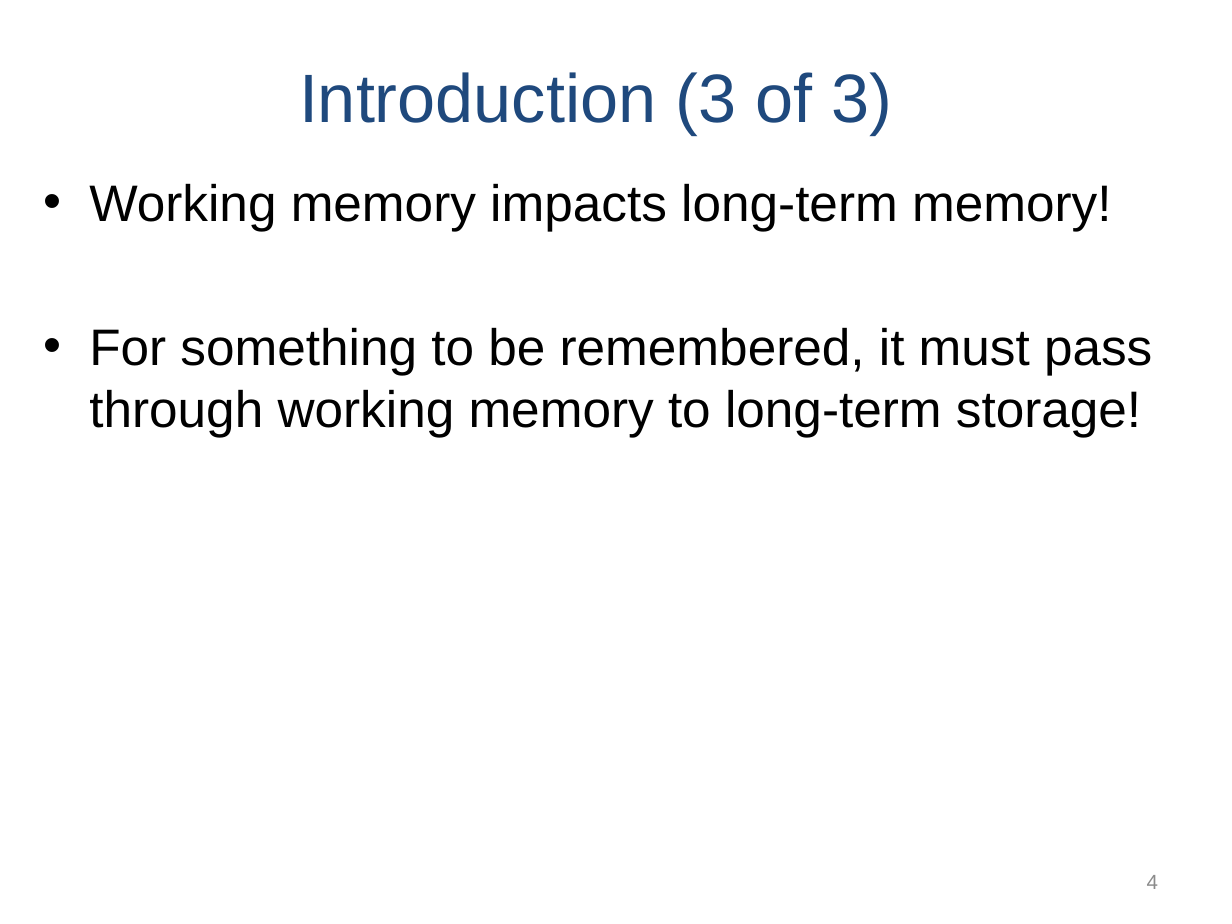
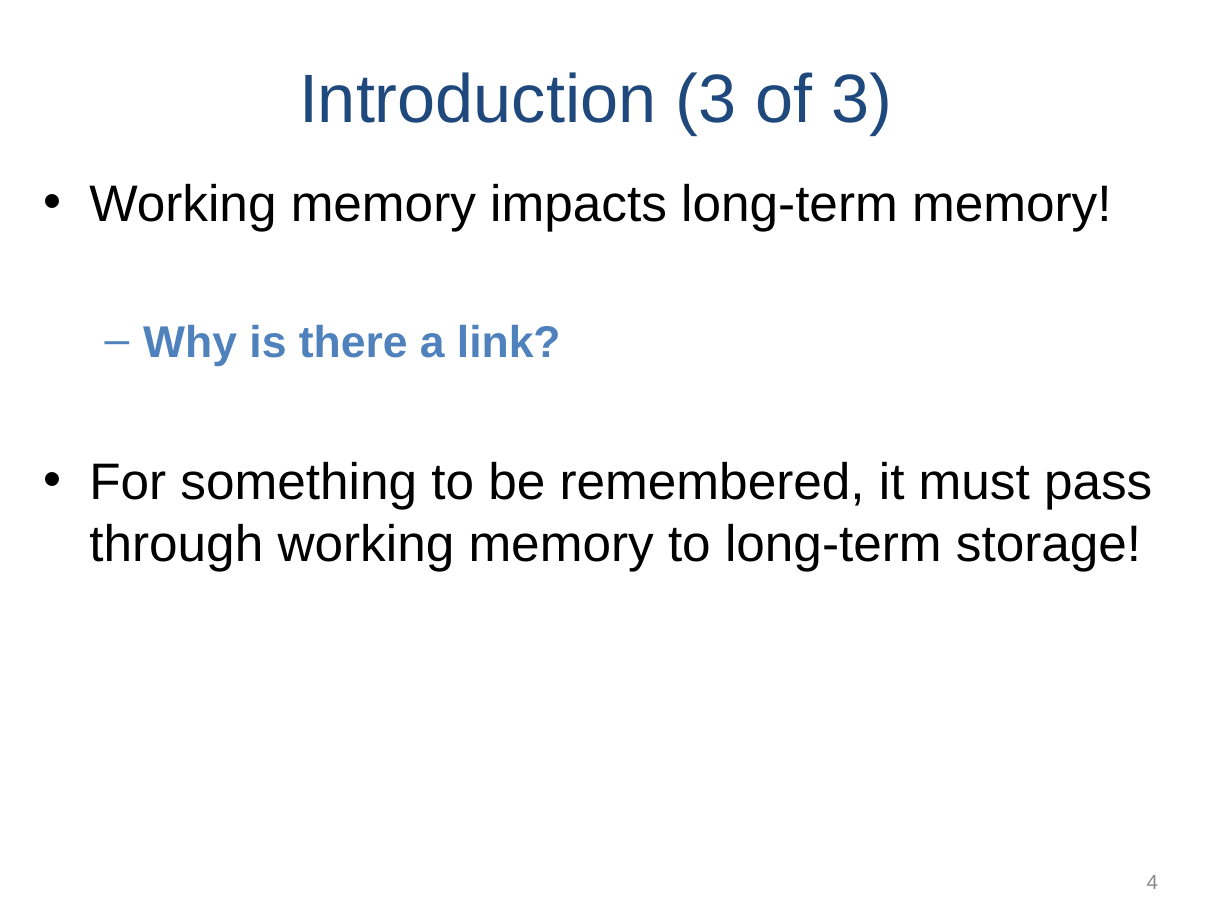
Before and after one commit to npm27/Teaching-Materials, a slide deck: slide 4 of Memory/Slides/Chapter 3.PPTX. Drawn at 1232x924 pixels with LibreOffice and Linux fonts; fonts in the diff are those of the drawing. Boxes give left, top, right and bottom in pixels: in the first picture for what was removed or moved away, otherwise in the second. Text is boxed around its words. In the diff, an @@ line names an element or a change of style, - is before the commit and + after.

```diff
--- a/Memory/Slides/Chapter 3.PPTX
+++ b/Memory/Slides/Chapter 3.PPTX
@@ text at bbox=[143, 324, 561, 366]: paragraph added @@
+  – Why is there a link?
```
Also in this commit, not shown: 1 other slide changed, 12 slides added, 3 other files.
